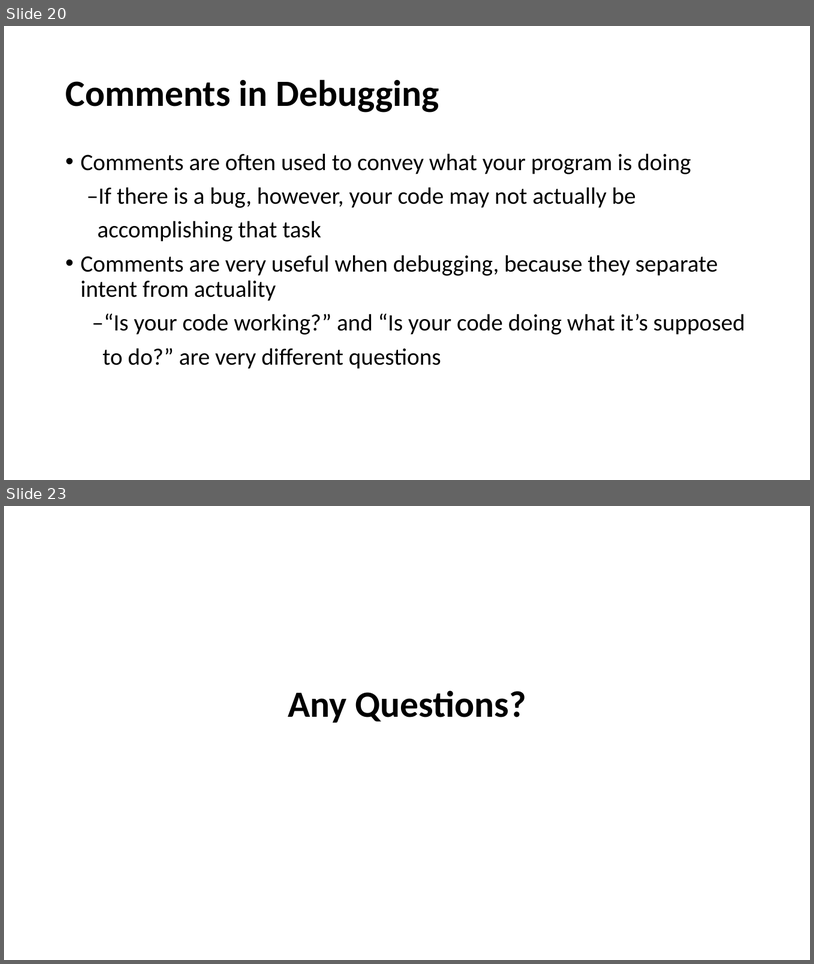
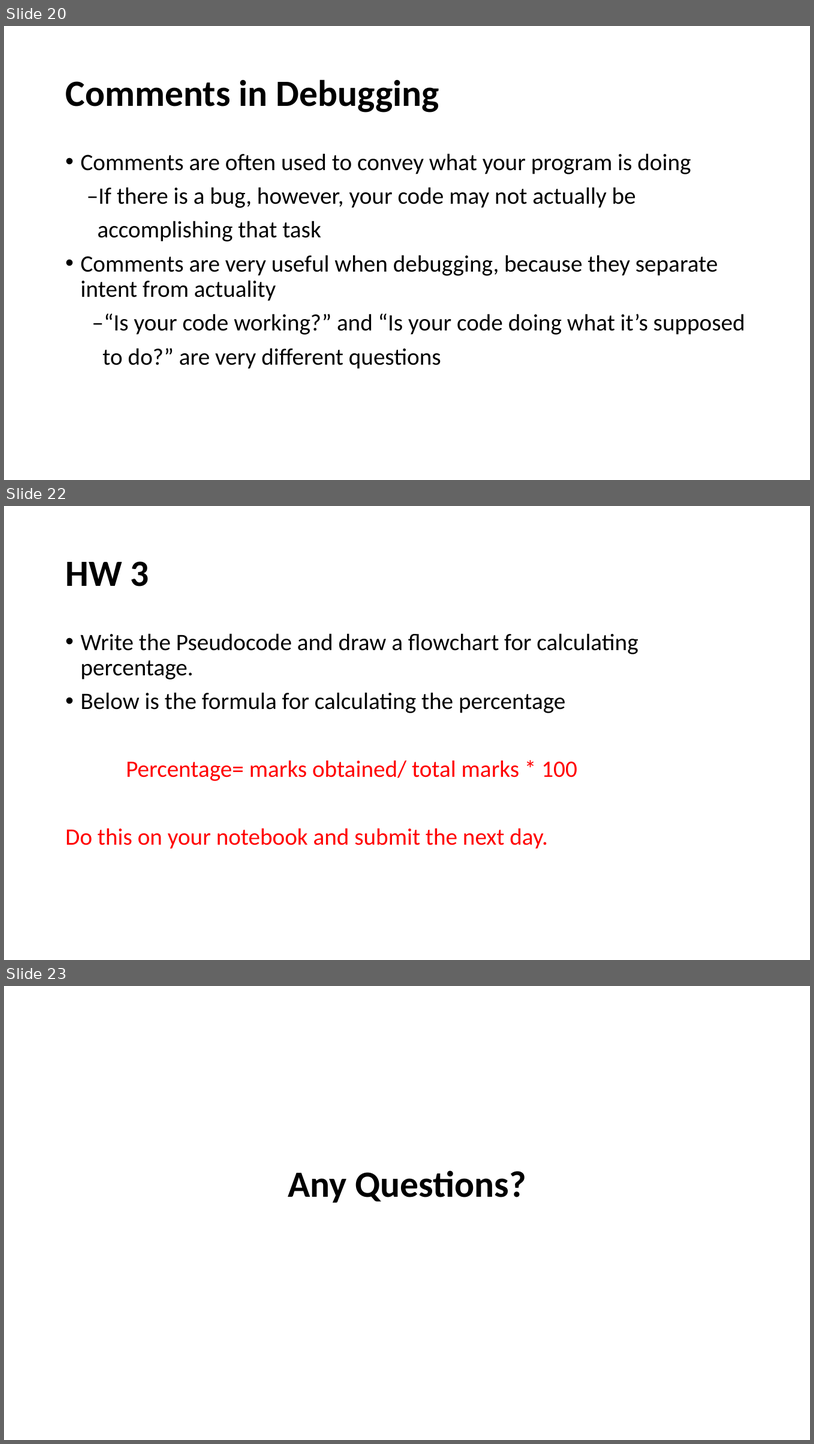
Before and after one commit to HKohin/Python-for-Upward-Bound-Program, a slide deck: PYTHON_3_Algorithmic Thinking & Debugging.pptx. Shown one above the other, each under a label of ours: slides 20 and 23 before the commit, slides 20, 22 and 23 after it; the slides between them are not shown. The pictures are 814x964 and 814x1444 pixels, drawn with LibreOffice and Linux fonts; fonts in the diff are those of the drawing. Boxes give left, top, right and bottom in pixels: in the first picture for what was removed or moved away, otherwise in the second. Text is boxed around its words. In the diff, an @@ line names an element or a change of style, - is before the commit and + after.

```diff
--- a/PYTHON_3_Algorithmic Thinking & Debugging.pptx
+++ b/PYTHON_3_Algorithmic Thinking & Debugging.pptx
@@ slide 22 added at (4,506,810,960), background #FFFFFF @@
@@ title added at (65,561,149,586), 44 pt, text #000000, bold @@
+HW 3
@@ text added at (65,633,638,849), 28 pt, text #000000 @@
+• Write the Pseudocode and draw a flowchart for calculating percentage.
+• Below is the formula for calculating the percentage
+Percentage= marks obtained/ total marks * 100
+Do this on your notebook and submit the next day.
```
Also in this commit, not shown: 1 slide changed, 1 slide removed.
